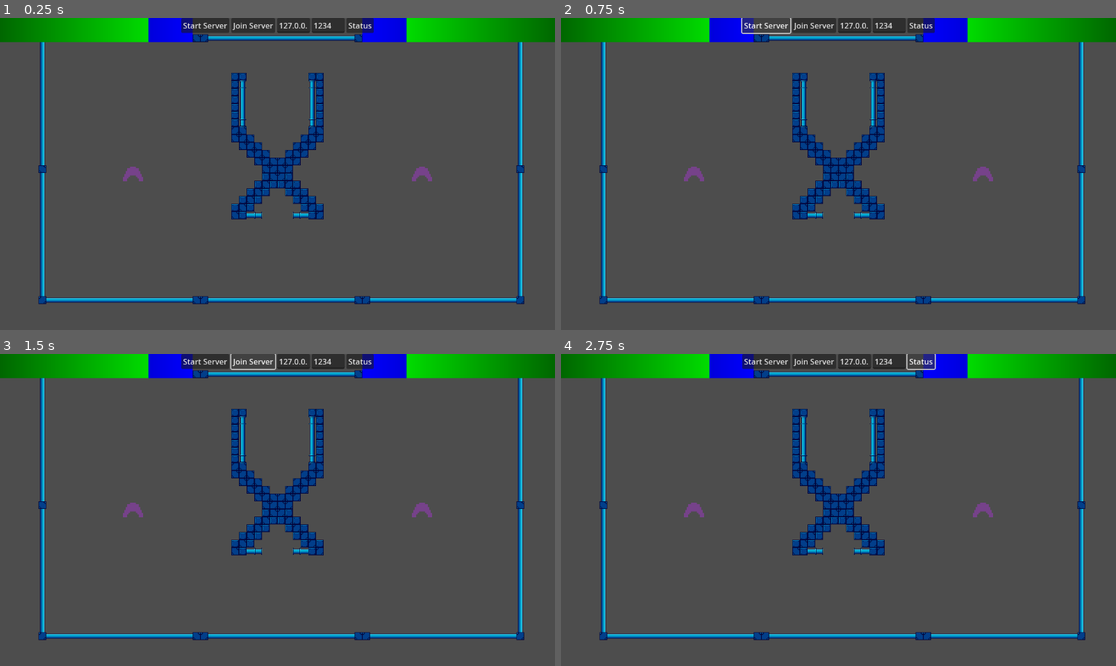
Above: before the commit, frames 1-4 (two rows, left to right).
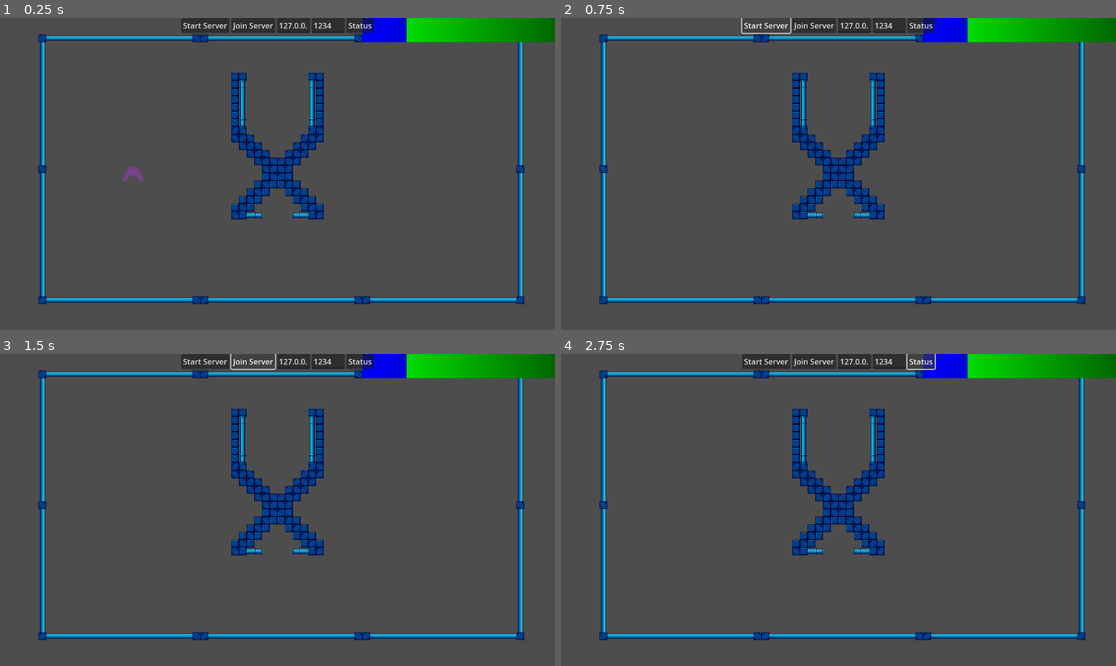
Above: after the commit, the same moments.

Repository: CookieUzen/spacetime
Game: Godot game, scene res://playfield/scenes/playfield.tscn
Same seed, same stepped clock (60 frames per second), same inputs: the game is played once before the commit and once after it.
Inputs:
- Up to frame 1 (0.25 s): no input
- Up to frame 2 (0.75 s): click "Start Server" at 0.5 s
- Up to frame 3 (1.5 s): click "Join Server" at 1.25 s
- Up to frame 4 (2.75 s): click "Status" at 2 s

The runs differ from the first frame. In frame 1, 2.8% of the frame differs, in the area x 0-78%, y 0-53%; in frame 2, 2.9%; in frame 3, 2.9%; in frame 4, 2.9%.

Commit message:
Sync players between server and clients

Diff:
--- a/gamestates/scripts/gamestate.gd
+++ b/gamestates/scripts/gamestate.gd
@@ -10,12 +10,25 @@
 
 # Called when the node enters the scene tree for the first time.
 func _ready() -> void:
-	pass # Replace with function body.
+	pass
+
+func reset() -> void:
+	# Reset everything
+	players.clear()
+	player_data.clear()
+	player_count = 0
 
 func new_player(player: Node2D) -> void:
 	# Add the player to the players array
 	players.append(player)
-	player_data.append(PlayerData.new(player.player_id, player.player_name, player.player_input_mapping, player.max_hp, player.max_shield))
+	player_data.append(PlayerData.new(
+		player.player_id,
+		player.player_name,
+		player.player_input_mapping,
+		player.peer_id,
+		player.max_hp,
+		player.max_shield
+	))
 	player_count += 1
 
 	emit_signal("player_added", player.player_id)
--- a/gamestates/scripts/multiplayer.gd
+++ b/gamestates/scripts/multiplayer.gd
@@ -1,63 +1,74 @@
 extends Node2D
 
+signal clean_up
+signal new_server(port: int)
+
 func _ready():
-    # Connect multiplayer signals for better feedback
-    multiplayer.connected_to_server.connect(_on_connected_to_server)
-    multiplayer.connection_failed.connect(_on_connection_failed)
-    multiplayer.peer_connected.connect(_on_peer_connected)
-    multiplayer.peer_disconnected.connect(_on_peer_disconnected)
+	# Connect multiplayer signals for better feedback
+	multiplayer.connected_to_server.connect(_on_connected_to_server)
+	multiplayer.connection_failed.connect(_on_connection_failed)
+	multiplayer.peer_connected.connect(_on_peer_connected)
+	multiplayer.peer_disconnected.connect(_on_peer_disconnected)
 
 func create_server(port: int):
-    cleanup()
+	cleanup()
 
-    var peer = ENetMultiplayerPeer.new()
-    var error = peer.create_server(port, 4)
-    if error == OK:
-        multiplayer.multiplayer_peer = peer
-        print("Server created on port: ", port)
-    else:
-        push_error("Failed to create server: ", error)
+	var peer = ENetMultiplayerPeer.new()
+	var error = peer.create_server(port, 4)
+	if error != OK:
+		push_error("Failed to create server: ", error)
+		return
+
+	multiplayer.multiplayer_peer = peer
+	emit_signal("new_server", port)
+	print("Server created on port: ", port)
 
 func join_server(address: String, port: int):
-    cleanup()
+	cleanup()
 
-    var peer = ENetMultiplayerPeer.new()
-    var error = peer.create_client(address, port)
-    if error == OK:
-        multiplayer.multiplayer_peer = peer
-        print("Connecting to server at: ", address, ":", port)
-    else:
-        push_error("Failed to connect: ", error)
+	var peer = ENetMultiplayerPeer.new()
+	var error = peer.create_client(address, port)
+	if error != OK:
+		push_error("Failed to connect: ", error)
+
+	multiplayer.multiplayer_peer = peer
+	print("Connecting to server at: ", address, ":", port)
 
 func cleanup() -> void:
-    if multiplayer.multiplayer_peer:
-        if multiplayer.multiplayer_peer.get_connection_status() != ENetMultiplayerPeer.CONNECTION_DISCONNECTED:
-            multiplayer.multiplayer_peer.close()
-        multiplayer.multiplayer_peer = null
-        print("Multiplayer connection cleaned up")
+	if not multiplayer.multiplayer_peer:
+		return
+
+	if multiplayer.multiplayer_peer.get_connection_status() != ENetMultiplayerPeer.CONNECTION_DISCONNECTED:
+		multiplayer.multiplayer_peer.close()
+
+	GameState.reset()
+	emit_signal("clean_up")
+
+	multiplayer.multiplayer_peer = null
+	print("Multiplayer connection cleaned up")
 
 func display_status() -> void:
-    if multiplayer.multiplayer_peer:
-        var peer = multiplayer.multiplayer_peer
-        var status: String = "Multiplayer Status:\n"
-        status += "Connection Status: " + str(peer.get_connection_status()) + "\n"
-        status += "Local Peer ID: " + str(multiplayer.get_unique_id()) + "\n"
-        status += "Role: " + ("SERVER" if multiplayer.is_server() else "CLIENT") + "\n"
-        if multiplayer.is_server():
-            status += "Connected Peers: " + str(multiplayer.get_peers()) + "\n"
-        print(status)
-    else:
-        print("No multiplayer peer is set.")
+	if multiplayer.multiplayer_peer:
+		var peer = multiplayer.multiplayer_peer
+		var status: String = "Multiplayer Status:\n"
+		status += "Connection Status: " + str(peer.get_connection_status()) + "\n"
+		status += "Local Peer ID: " + str(multiplayer.get_unique_id()) + "\n"
+		status += "Role: " + ("SERVER" if multiplayer.is_server() else "CLIENT") + "\n"
+		if multiplayer.is_server():
+			status += "Connected Peers: " + str(multiplayer.get_peers()) + "\n"
+		print(status)
+	else:
+		print("No multiplayer peer is set.")
 
 # Signal callbacks
 func _on_connected_to_server():
-    print("Successfully connected to server!")
+	print("Successfully connected to server!")
 
 func _on_connection_failed():
-    push_error("Failed to connect to server")
+	push_error("Failed to connect to server")
 
 func _on_peer_connected(id: int):
-    print("Peer connected: ", id)
+	print("Peer connected: ", id)
 
 func _on_peer_disconnected(id: int):
-    print("Peer disconnected: ", id)
+	print("Peer disconnected: ", id)
--- a/gamestates/scripts/playerdata.gd
+++ b/gamestates/scripts/playerdata.gd
@@ -7,8 +7,9 @@
 @export var player_id : int = 0
 @export var player_name : String = ""
 @export var player_input_mapping : String = ""
+@export var peer_id : int = 0 # The peer ID of the player, used for multiplayer
 
-func _init(new_player_id: int, new_player_name: String, new_player_input_mapping,  max_hp_value: float = -1, max_shield_value: float = -1) -> void:
+func _init(new_player_id: int, new_player_name: String, new_player_input_mapping, new_peer_id: int, max_hp_value: float = -1, max_shield_value: float = -1) -> void:
 	max_hp = max_hp_value
 	hp = max_hp
 
@@ -18,3 +19,4 @@
 	player_id = new_player_id
 	player_name = new_player_name
 	player_input_mapping = new_player_input_mapping
+	peer_id = new_peer_id
--- a/players/scenes/player.tscn
+++ b/players/scenes/player.tscn
@@ -12,6 +12,26 @@
 [sub_resource type="CapsuleShape2D" id="CapsuleShape2D_6qu8m"]
 radius = 6.0
 height = 26.0
+
+[sub_resource type="SceneReplicationConfig" id="SceneReplicationConfig_mdjji"]
+properties/0/path = NodePath("Spaceship:ramming_divisor")
+properties/0/spawn = true
+properties/0/replication_mode = 1
+properties/1/path = NodePath(".:hp")
+properties/1/spawn = true
+properties/1/replication_mode = 1
+properties/2/path = NodePath(".:armor")
+properties/2/spawn = true
+properties/2/replication_mode = 1
+properties/3/path = NodePath(".:shield")
+properties/3/spawn = true
+properties/3/replication_mode = 1
+properties/4/path = NodePath("Spaceship:position")
+properties/4/spawn = true
+properties/4/replication_mode = 1
+properties/5/path = NodePath("Spaceship:rotation")
+properties/5/spawn = true
+properties/5/replication_mode = 1
 
 [node name="Player" type="Node2D"]
 script = ExtResource("1_mdjji")
@@ -48,3 +68,6 @@
 [node name="ShieldRegenDelay" type="Timer" parent="."]
 wait_time = 5.0
 one_shot = true
+
+[node name="MultiplayerSynchronizer" type="MultiplayerSynchronizer" parent="."]
+replication_config = SubResource("SceneReplicationConfig_mdjji")
--- a/players/scripts/player.gd
+++ b/players/scripts/player.gd
@@ -7,6 +7,7 @@
 @export var player_id := 0;
 @export var player_input_mapping := "";
 @export var player_name := ""
+@export var peer_id := 0; # The peer ID of the player, used for multiplayer
 
 @export var armor : float = 0.8	# Armor coefficient, times all dmg by this value
 
@@ -54,6 +55,13 @@
 
 	# Listen for the player to be hit
 	$Spaceship.connect("hit", _on_hit)
+
+	# Disable all calculations if not the local authority
+	if not self.is_multiplayer_authority():
+		# Disable physics
+		set_physics_process(false)
+		set_process_input(false)
+		return
 
 	# Load teleport ability for now
 	# TODO: link to menu or something
--- a/playfield/scenes/playfield.gd
+++ b/playfield/scenes/playfield.gd
@@ -1,6 +1,7 @@
 extends Node2D
 
 @onready var player_scene: PackedScene = preload("res://players/scenes/player.tscn")
+@onready var players: Node2D = $Players
 
 var player_one: Node2D
 var player_two: Node2D
@@ -8,19 +9,48 @@
 # Called when the node enters the scene tree for the first time.
 func _ready() -> void:
 
-	player_one = player_scene.instantiate() as Node2D
-	player_one.player_id = 1
-	player_one.player_input_mapping = "p1_"
-	player_one.player_name = "Player 1"
-	add_child(player_one)
+	# Connect to the multiplayer new player signal
+	multiplayer.connect("peer_connected", _on_player_joined)
+	multiplayer.connect("peer_disconnected", _on_player_disconnect)
+	Multiplayer.connect("clean_up", _on_player_disconnect) # emitted when joining/creating server
+	Multiplayer.connect("new_server", _on_new_server) # emitted when joining/creating server
 
-	player_two = player_scene.instantiate() as Node2D
-	player_two.player_id = 2
-	player_two.player_input_mapping = "p2_"
-	player_two.player_name = "Player 2"
-	add_child(player_two)
+	$PlayerSpawner.spawn_function = _spawn_player
+
+	if multiplayer.is_server():
+		spawn_initial_players()
+
+func _on_new_server(port: int) -> void:
+	spawn_initial_players()
+
+func spawn_initial_players() -> void:
+	$PlayerSpawner.spawn(1)  # Spawn player one
+
+func _spawn_player(peer_id: int) -> Node2D:
+
+	var player := player_scene.instantiate() as Node2D
+	var playerCount := GameState.player_count
+
+	player.player_id = playerCount + 1
+	player.player_input_mapping = "p" + str(player.player_id) + "_"	# p1_
+	player.player_name = "Player " + str(player.player_id)	# Player 1
+	player.peer_id = peer_id
+
+	# delegate the player to the user
+	player.set_multiplayer_authority(peer_id)
+
+	return player
 
 
-# Called every frame. 'delta' is the elapsed time since the previous frame.
-func _process(delta: float) -> void:
-	pass
+func _on_player_joined(player_id: int) -> void:
+	print("Player joined with ID:", player_id)
+	# This function is called when a new player joins the game
+	if multiplayer.is_server():
+		$PlayerSpawner.spawn(player_id)
+
+func _on_player_disconnect(peer_id: int = 1) -> void:
+	# This function is called when a player disconnects
+	for player in players.get_children():
+		if player.peer_id == peer_id:
+			player.queue_free()
+			break
--- a/playfield/scenes/playfield.tscn
+++ b/playfield/scenes/playfield.tscn
@@ -11,6 +11,8 @@
 
 [node name="Empty" parent="." instance=ExtResource("3_sgjrt")]
 
+[node name="Players" type="Node2D" parent="."]
+
 [node name="PlayerSpawner" type="MultiplayerSpawner" parent="."]
 _spawnable_scenes = PackedStringArray("uid://ok7vq1pc57qc")
-spawn_path = NodePath(".")
+spawn_path = NodePath("../Players")
Not shown: 1 places in players/scenes/player.tscn that only renumber resources
